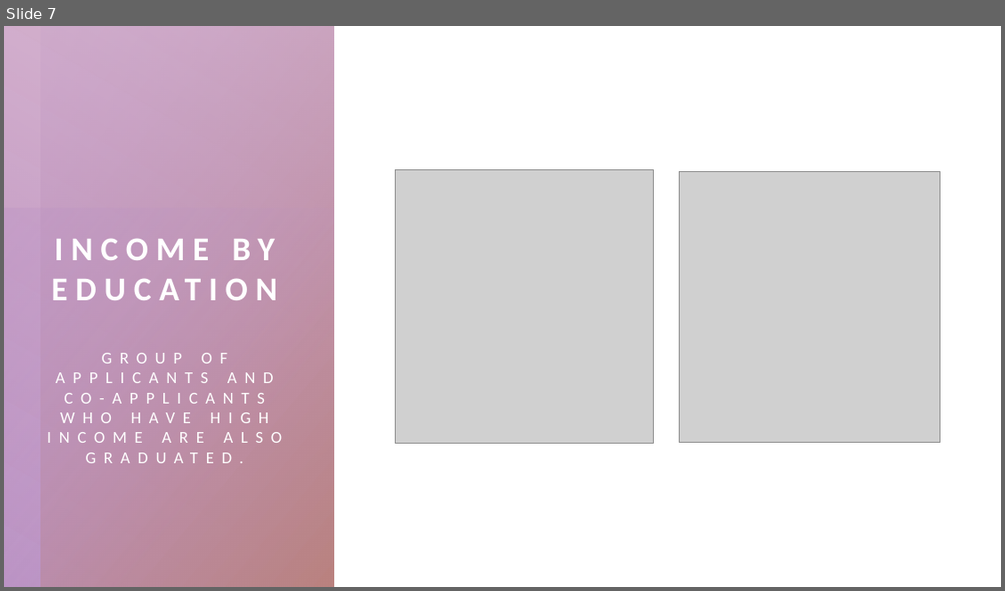
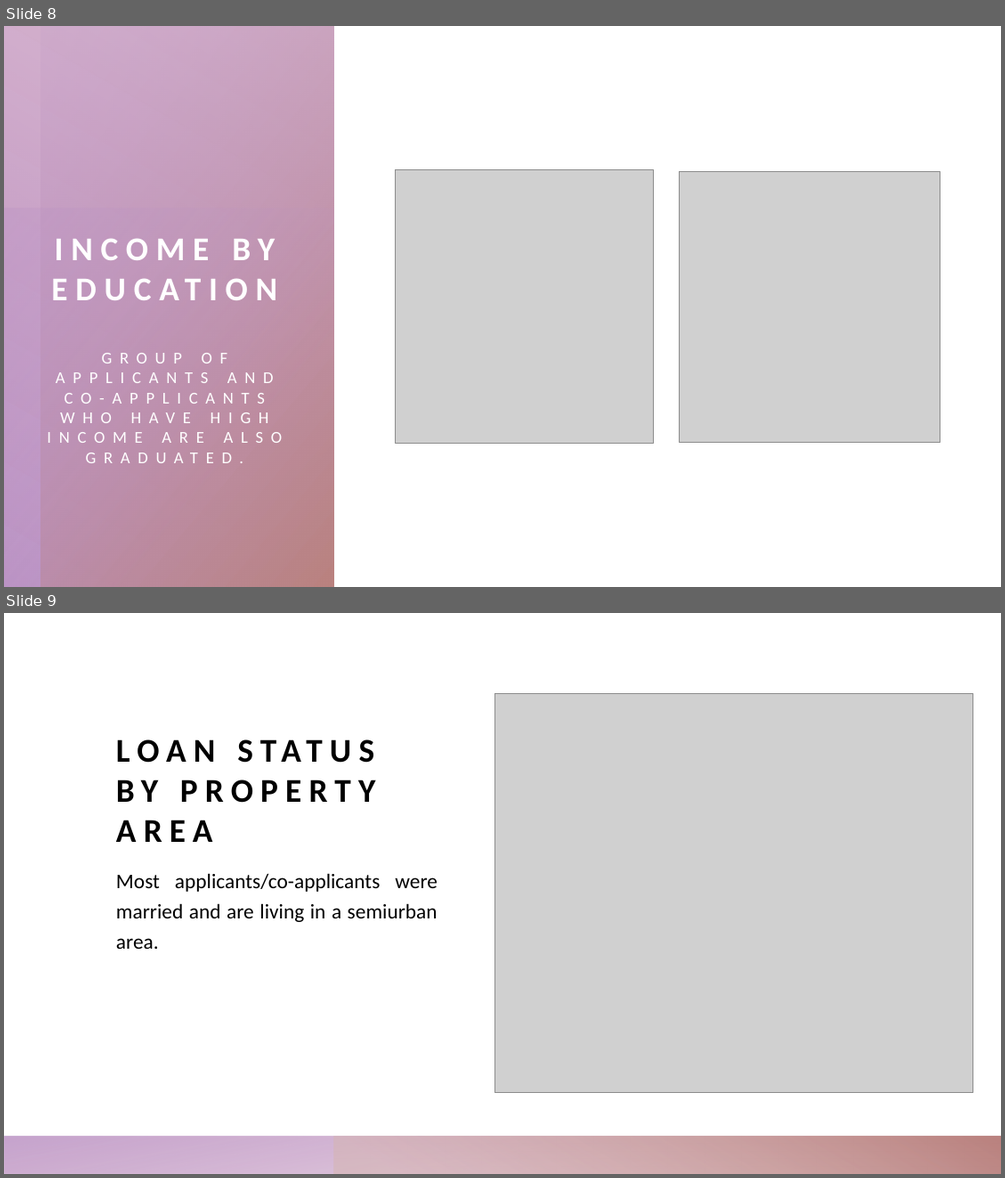
Before and after one commit to rafaelaqfc/Loan-Prediction-Project, a slide deck: Presentation.pptx. Shown one above the other, each under a label of ours: slide 7 before the commit, slides 8 and 9 after it. The pictures are 1005x591 and 1005x1178 pixels, drawn with LibreOffice and Linux fonts; fonts in the diff are those of the drawing; grey boxes stand for pictures. Boxes give left, top, right and bottom in pixels: in the first picture for what was removed or moved away, otherwise in the second. Text is boxed around its words. In the diff, an @@ line names an element or a change of style, - is before the commit and + after.

```diff
--- a/Presentation.pptx
+++ b/Presentation.pptx
@@ slide 9 added at <box>4,613,1001,1174</box>, background #FFFFFF; not listed: 2 template elements that a slide beside it also shows @@
@@ picture added at <box>494,694,973,1093</box> @@
@@ title added at <box>116,779,375,842</box>, 32 pt, text #000000, bold @@
+LOAN STATUS BY PROPERTY AREA
@@ text added at <box>116,873,437,949</box>, 20 pt, text #000000 @@
+Most applicants/co-applicants were married and are living in a semiurban area.
@@ what was slide 7 is now slide 8 @@
```
Also in this commit, not shown: 7 slides changed, 5 other slides added, 2 slides removed, 1 other file.
